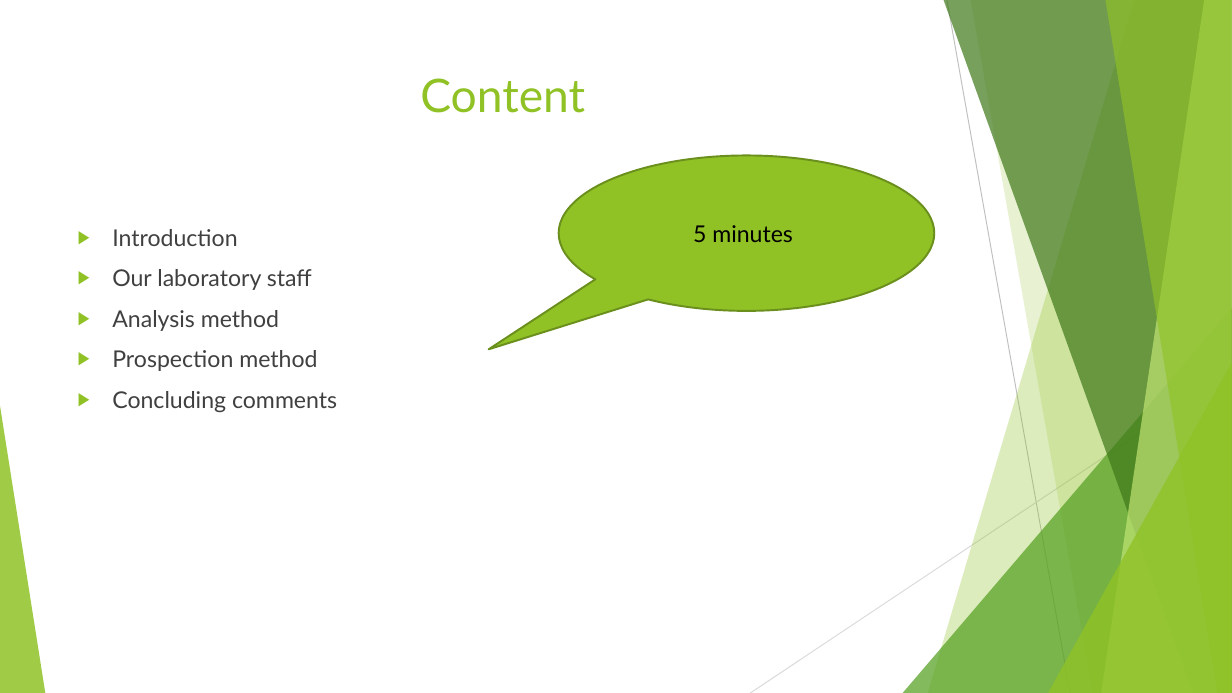
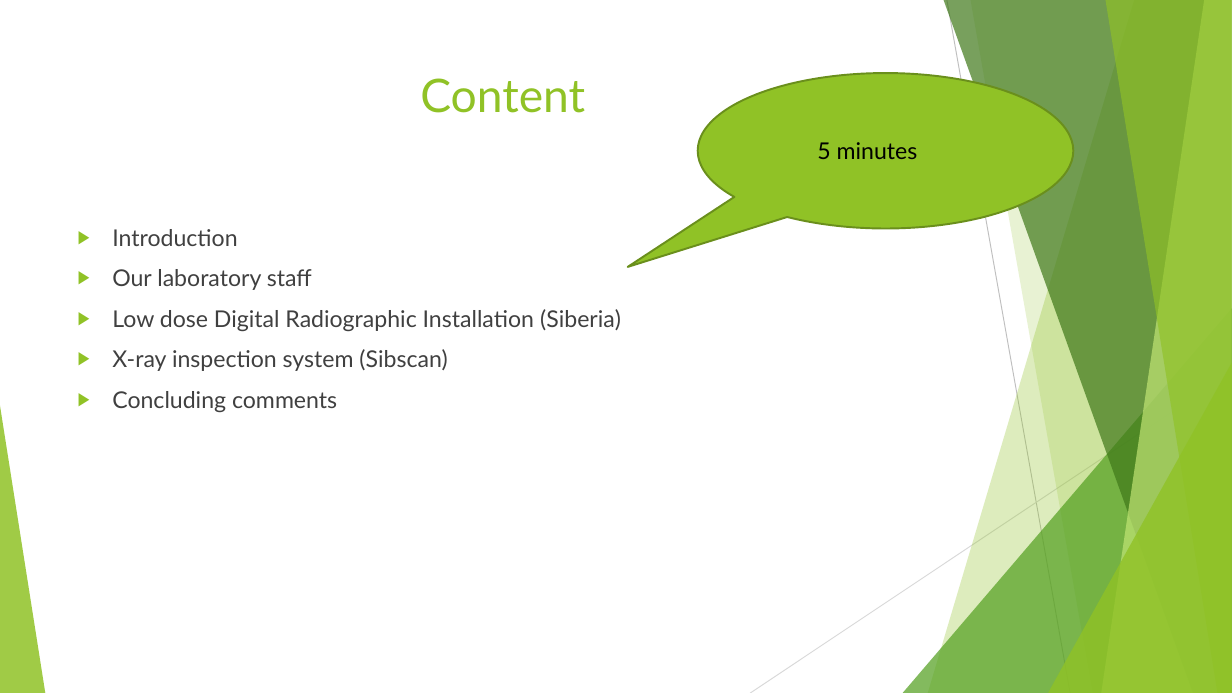
Before and after one commit to Vlad-ole/Presentations, a slide deck: slide 2 of My_laboratory/My_laboratory.pptx. Drawn at 1232x693 pixels with LibreOffice and Linux fonts; fonts in the diff are those of the drawing. Boxes give left, top, right and bottom in pixels: in the first picture for what was removed or moved away, otherwise in the second. Text is boxed around its words. In the diff, an @@ line names an element or a change of style, - is before the commit and + after.

Commit message:
Our laboratory (1.1 v)

```diff
--- a/My_laboratory/My_laboratory.pptx
+++ b/My_laboratory/My_laboratory.pptx
@@ speech bubble: place and size @@
-speech bubble at [559, 155, 935, 311]
+speech bubble at [698, 73, 1074, 228]
@@ text "5 minutes": place and size @@
-text "5 minutes" at [693, 225, 793, 242]
+text "5 minutes" at [817, 142, 918, 159]
@@ text at [112, 309, 621, 371]: text changed @@
-▶ Analysis method
-▶ Prospection method
+▶ Low dose Digital Radiographic Installation (Siberia)
+▶ X-ray inspection system (Sibscan)
```
